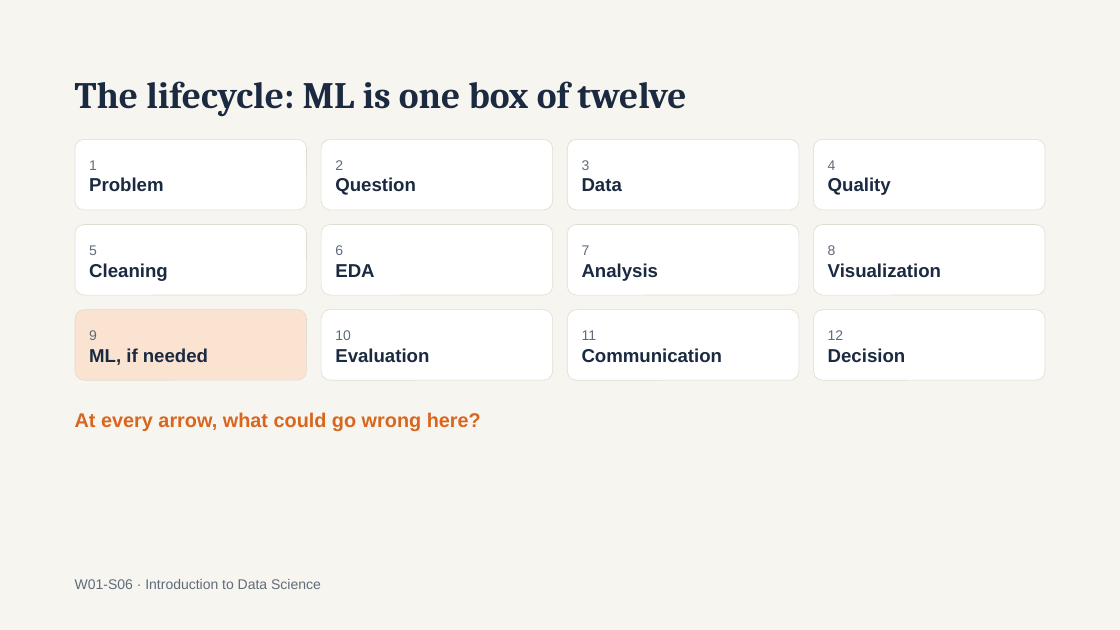
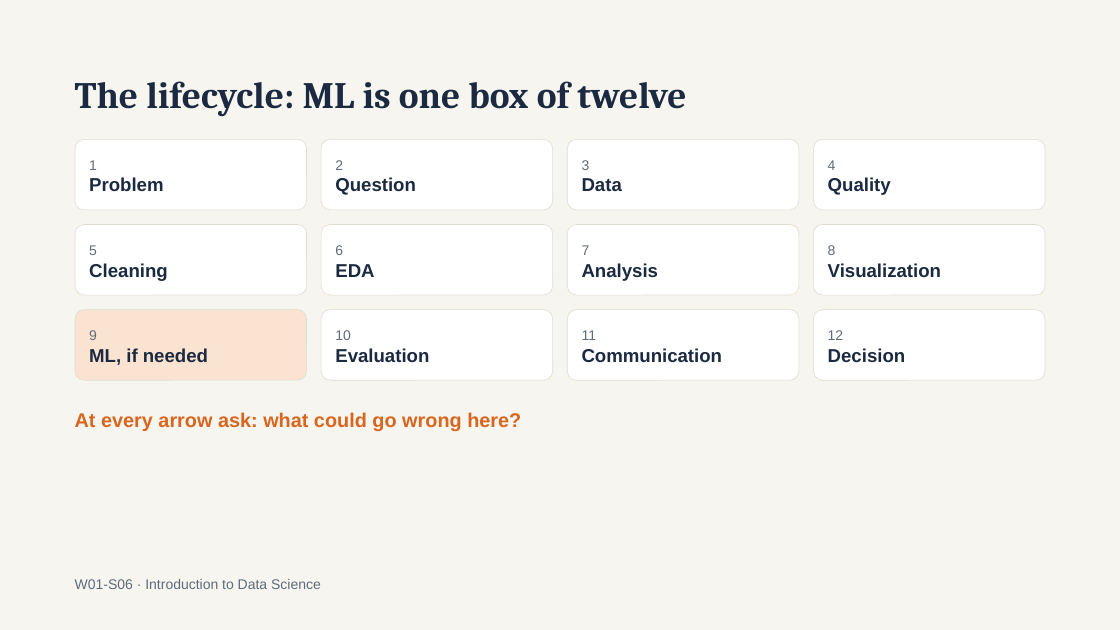
Before and after one commit to a6dulrauf/introduction-to-data-science-fall26, a slide deck: slide 8 of week 1/Intro to Data Science — Week 1 What Is Data Science.pptx (slide 6 before the commit). Drawn at 1120x630 pixels with LibreOffice and Linux fonts; fonts in the diff are those of the drawing. Boxes give left, top, right and bottom in pixels: in the first picture for what was removed or moved away, otherwise in the second. Text is boxed around its words. In the diff, an @@ line names an element or a change of style, - is before the commit and + after.

```diff
--- a/week 1/Intro to Data Science — Week 1 What Is Data Science.pptx
+++ b/week 1/Intro to Data Science — Week 1 What Is Data Science.pptx
@@ text at bbox=[75, 412, 521, 431]: text changed @@
-At every arrow, what could go wrong here?
+At every arrow ask: what could go wrong here?
```
Also in this commit, not shown: 1 other slide changed, 8 slides added, 3 other files.
